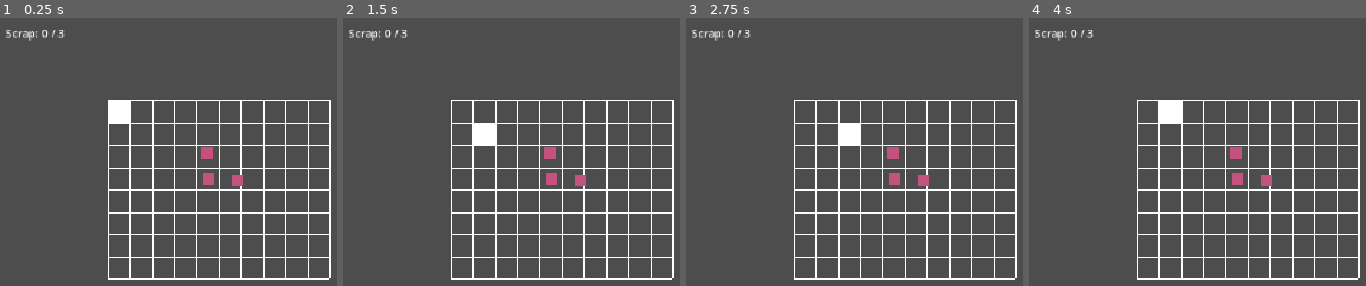
Above: before the commit, frames 1-4 (left to right).
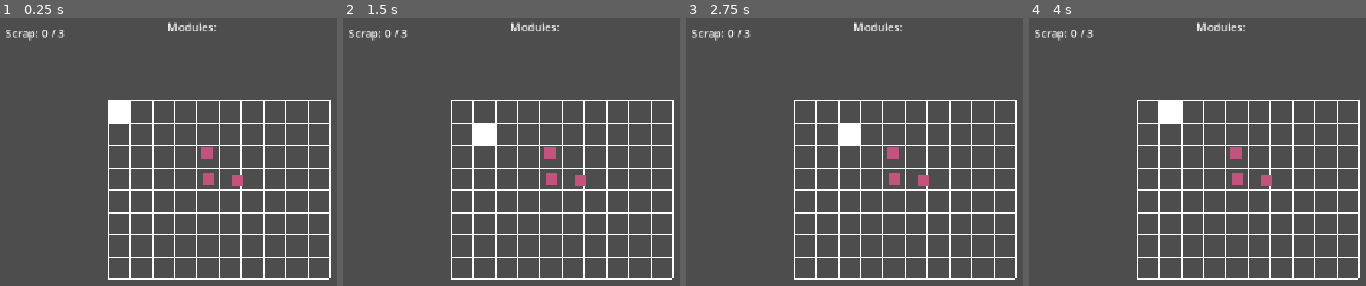
Above: after the commit, the same moments.

Repository: LionNaiman/Scraptures
Game: Godot game, scene res://scenes/main.tscn
The game is run twice, just before and just after one commit, with the same random seed, the same clock (stepped at 60 frames per second) and the same inputs.
Inputs:
- Up to frame 1 (0.25 s): no input
- Up to frame 2 (1.5 s): tap Enter at 0.5 s; hold D (move_right) 0.53-1.28 s; tap Space at 1.25 s; hold S (move_down) from 1.28 s (still down)
- Up to frame 3 (2.75 s): tap Enter at 2 s; release S (move_down) at 2.03 s; hold D (move_right) from 2.03 s (still down)
- Up to frame 4 (4 s): tap Space at 2.75 s; release D (move_right) at 2.78 s; hold W (move_up) 2.78-3.53 s; tap Enter at 3.5 s; hold A (move_left) from 3.53 s (still down)

The runs differ from the first frame. In frame 1, 0.3% of the frame differs, in the area x 49-65%, y 1-5%; in frame 2, 0.3%; in frame 3, 0.3%; in frame 4, 0.3%.

Commit message:
Add data-driven module pickups and module inventory

Diff:
--- /dev/null
+++ b/resources/modules/armor_plate.tres
@@ -0,0 +1,8 @@
+[gd_resource type="Resource" script_class="ModuleDefinition" format=3 uid="uid://ceq3d6m8ybcja"]
+
+[ext_resource type="Script" uid="uid://c7n34hvsqloye" path="res://scripts/modules/module_definition.gd" id="1_owhxt"]
+
+[resource]
+script = ExtResource("1_owhxt")
+display_name = "Armor Plate"
+metadata/_custom_type_script = "uid://c7n34hvsqloye"
--- /dev/null
+++ b/resources/modules/battery.tres
@@ -0,0 +1,8 @@
+[gd_resource type="Resource" script_class="ModuleDefinition" format=3 uid="uid://b52gfnih0jcfd"]
+
+[ext_resource type="Script" uid="uid://c7n34hvsqloye" path="res://scripts/modules/module_definition.gd" id="1_m6s5u"]
+
+[resource]
+script = ExtResource("1_m6s5u")
+display_name = "Battery"
+metadata/_custom_type_script = "uid://c7n34hvsqloye"
--- /dev/null
+++ b/resources/modules/engine.tres
@@ -0,0 +1,9 @@
+[gd_resource type="Resource" script_class="ModuleDefinition" format=3 uid="uid://cx1w0b7c0nuw"]
+
+[ext_resource type="Script" uid="uid://c7n34hvsqloye" path="res://scripts/modules/module_definition.gd" id="1_n2snp"]
+
+[resource]
+resource_name = "Engine"
+script = ExtResource("1_n2snp")
+display_name = "Engine"
+metadata/_custom_type_script = "uid://c7n34hvsqloye"
--- a/scenes/main.tscn
+++ b/scenes/main.tscn
@@ -4,6 +4,9 @@
 [ext_resource type="PackedScene" uid="uid://dc5bmn1nrb1fi" path="res://scenes/player.tscn" id="2_0wfyh"]
 [ext_resource type="Script" uid="uid://b0pqiqogew2n1" path="res://scripts/grid/grid.gd" id="2_sugp2"]
 [ext_resource type="PackedScene" uid="uid://cr8ve0vqp5cj6" path="res://scenes/scrap/scrap.tscn" id="4_jyhfs"]
+[ext_resource type="Resource" uid="uid://cx1w0b7c0nuw" path="res://resources/modules/engine.tres" id="5_tbgi4"]
+[ext_resource type="Resource" uid="uid://b52gfnih0jcfd" path="res://resources/modules/battery.tres" id="6_o6xl0"]
+[ext_resource type="Resource" uid="uid://ceq3d6m8ybcja" path="res://resources/modules/armor_plate.tres" id="7_tipki"]
 
 [node name="Main" type="Node2D" unique_id=339090113]
 script = ExtResource("1_o5qli")
@@ -17,12 +20,15 @@
 
 [node name="Scrap" parent="." unique_id=1831857909 instance=ExtResource("4_jyhfs")]
 position = Vector2(304, 232)
+module_definition = ExtResource("5_tbgi4")
 
 [node name="Scrap2" parent="." unique_id=1596094789 instance=ExtResource("4_jyhfs")]
 position = Vector2(346, 234)
+module_definition = ExtResource("6_o6xl0")
 
 [node name="Scrap3" parent="." unique_id=298502410 instance=ExtResource("4_jyhfs")]
 position = Vector2(303, 194)
+module_definition = ExtResource("7_tipki")
 
 [node name="ScrapLabel" type="Label" parent="." unique_id=2081983897]
 offset_left = 12.0
@@ -35,3 +41,9 @@
 offset_top = 12.0
 offset_right = 135.0
 offset_bottom = 35.0
+
+[node name="ModuleListLabel" type="Label" parent="." unique_id=1243678418]
+offset_left = 245.0
+offset_top = 1.0
+offset_right = 316.0
+offset_bottom = 76.0
--- a/scenes/scrap/scrap.tscn
+++ b/scenes/scrap/scrap.tscn
@@ -1,11 +1,11 @@
 [gd_scene format=3 uid="uid://cr8ve0vqp5cj6"]
 
-[ext_resource type="Script" uid="uid://dk225gub1hkau" path="res://scripts/interactions/scrap.gd" id="1_nvjw5"]
+[ext_resource type="Script" uid="uid://dk225gub1hkau" path="res://scripts/interactions/module_pickup.gd" id="1_nvjw5"]
 
 [sub_resource type="RectangleShape2D" id="RectangleShape2D_0lt3y"]
 size = Vector2(16, 16)
 
-[node name="Scrap" type="Area2D" unique_id=1831857909 groups=["scrap"]]
+[node name="Scrap" type="Area2D" unique_id=1831857909 groups=["module_pickup"]]
 script = ExtResource("1_nvjw5")
 
 [node name="Visual" type="Polygon2D" parent="." unique_id=1430405910]
--- /dev/null
+++ b/scripts/interactions/module_pickup.gd
@@ -0,0 +1,19 @@
+class_name ModulePickup
+extends Area2D
+
+
+signal collected(module: ModuleDefinition)
+
+@export var module_definition: ModuleDefinition
+
+
+func _on_body_entered(body: Node2D) -> void:
+	if not body.is_in_group("player"):
+		return
+
+	if module_definition == null:
+		push_warning("Module pickup has no ModuleDefinition assigned.")
+		return
+
+	collected.emit(module_definition)
+	queue_free()
--- a/scripts/interactions/scrap.gd
+++ /dev/null
@@ -1,11 +0,0 @@
-class_name Scrap #we define an new class named scrap
-extends Area2D
-
-#this line defines a signal that belongs to scrap-
-#u can think of a signal like a messege that says:"i have been collected"
-signal collected
-
-func _on_body_entered(body: Node2D) -> void: #this function recibed a signal from a body that entered its polygon
-	if body.is_in_group("player"):
-		collected.emit() ## this is the coommand which sends the signal
-		queue_free()
--- a/scripts/main.gd
+++ b/scripts/main.gd
@@ -5,38 +5,52 @@
 @onready var goal_label: Label = $GoalLabel
 var scrap_count: int = 0
 @export var scrap_goal: int = 3
+var module_inventory: ModuleInventory = ModuleInventory.new() #this is the array that will be used to store the collected modules
+@onready var module_list_label: Label = $ModuleListLabel #this is the label that will be used to display the list of collected modules
+
+func _ready() -> void:
+	connect_module_pickup_signals() #connect the module pickup signals
+	update_scrap_label() #display the label text right away
+	update_module_list_label() #display the label text right away
 
 
-func _ready() -> void:
-	connect_scrap_signals() #calls one time this func once we enter the scene
-	update_scrap_label() #display the label text right away
+func connect_module_pickup_signals() -> void:
+	var module_pickup_nodes: Array[Node] = (
+		get_tree().get_nodes_in_group("module_pickup")
+	)
+
+	for node: Node in module_pickup_nodes:
+		var module_pickup: ModulePickup = node as ModulePickup
+
+		if module_pickup != null:
+			module_pickup.collected.connect(_on_module_collected)
+
+#this is the function that will be called when the module is collected
+func _on_module_collected(module: ModuleDefinition) -> void:
+	module_inventory.add_module(module) #this is the command that will be sent to the collected modules array
+	scrap_count += 1 #this is the command that will be sent to the scrap count variable
+	update_scrap_label() #this is the command that will be sent to the update scrap label function
+	update_module_list_label() #this is the command that will be sent to the update module list label function
+	check_scrap_goal() #this is the command that will be sent to the check scrap goal function
+
+	print("Collected module: ", module.display_name) #this is the command that will be sent to the print function
+	print("Modules owned: ", module_inventory.get_count()) #this is the command that will be sent to the print function
 
 
-
-func connect_scrap_signals() -> void:
-	var scrap_nodes: Array[Node] = get_tree().get_nodes_in_group("scrap") #asks the scene tree all the nodes in this group
-
-	for node: Node in scrap_nodes:
-		var scrap: Scrap = node as Scrap
-
-		if scrap != null:
-			scrap.collected.connect(_on_scrap_collected) #connects each scrap to the scrap collection method
-
-
-func _on_scrap_collected() -> void:
-	scrap_count += 1
-	update_scrap_label() #call the display function
-	check_scrap_goal()
-	print("Scrap collected. Total: ", scrap_count)
-
-func update_scrap_label() -> void: #a function which dispalyes the text of the label
+func update_scrap_label() -> void: #this is the function that will be called to update the scrap label
 	scrap_label.text = (
-		"Scrap: "
+		"Scrap: " #this is the text that will be displayed in the scrap label
 		+ str(scrap_count)
 		+ " / "
-		+ str(scrap_goal)
+		+ str(scrap_goal) #this is the text that will be displayed in the scrap goal label
 	)
 #a function to check if we have reached our goal
-func check_scrap_goal() -> void:
+func check_scrap_goal() -> void: #this is the function that will be called to check if we have reached our goal
 	if scrap_count >= scrap_goal:
-		goal_label.text = "All Scrap Collected!"
+		goal_label.text = "All Scrap Collected!" #this is the text that will be displayed in the goal label
+
+func update_module_list_label() -> void:
+	module_list_label.text = "Modules:" #this is the text that will be displayed in the module list label
+
+	for module: ModuleDefinition in module_inventory.get_modules():
+		module_list_label.text += "\n" + module.display_name #this is the text that will be displayed in the module list label
--- /dev/null
+++ b/scripts/modules/module_definition.gd
@@ -0,0 +1,5 @@
+class_name ModuleDefinition
+extends Resource #this is the resource that will be used to define the module
+
+
+@export var display_name: String = "" #this is the name that will be displayed in the game
--- /dev/null
+++ b/scripts/modules/module_inventory.gd
@@ -0,0 +1,16 @@
+class_name ModuleInventory #this is the class that will be used to store the collected modules
+extends Resource
+
+
+var modules: Array[ModuleDefinition] = [] #this is the array that will be used to store the collected modules
+
+
+func add_module(module: ModuleDefinition) -> void:
+	modules.append(module) #this is the command that will be sent to the add module function
+
+
+func get_count() -> int:
+	return modules.size() #this is the command that will be sent to the get count function
+
+func get_modules() -> Array[ModuleDefinition]:
+	return modules #this is the command that will be sent to the get modules function
Renamed: scripts/interactions/scrap.gd.uid -> scripts/interactions/module_pickup.gd.uid
Not shown, added: scripts/modules/module_definition.gd.uid
Not shown, added: scripts/modules/module_inventory.gd.uid
